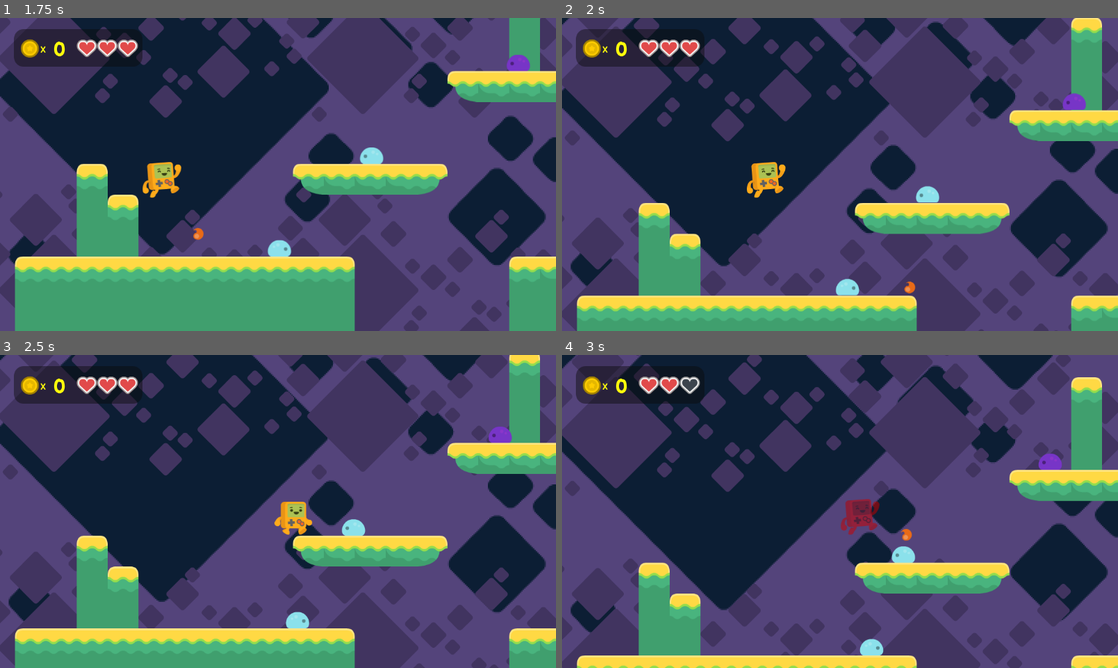
Above: before the commit, frames 1-4 (two rows, left to right).
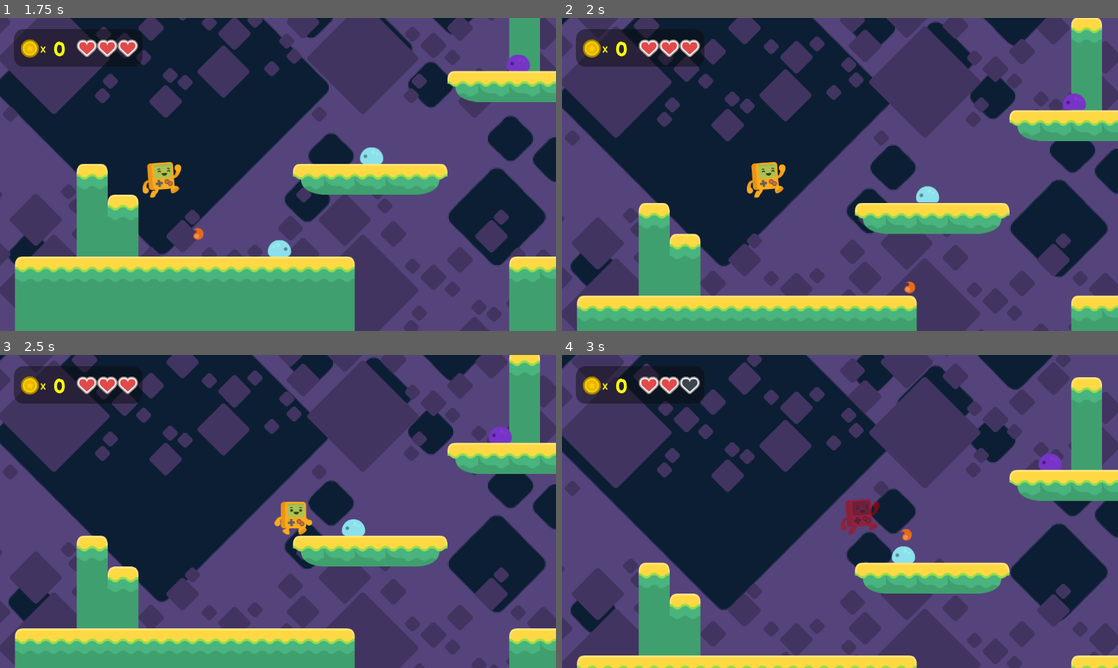
Above: after the commit, the same moments.

Repository: amazing79/platfomr_game_tutorial_with_godot
Game: Godot game, scene res://assets/scenes/GameScreens/main_screen.tscn
The game is run twice, just before and just after one commit, with the same random seed, the same clock (stepped at 60 frames per second) and the same inputs.
Inputs:
- Up to frame 1 (1.75 s): click "Play!" at 0.5 s; hold D (right) from 1.28 s (still down); tap F (fire) at 1.35 s; tap Space (jump) at 1.52 s
- Up to frame 2 (2 s): keep holding D (right)
- Up to frame 3 (2.5 s): keep holding D (right); tap Shift (run) at 2.1 s; tap Space (jump) at 2.27 s
- Up to frame 4 (3 s): release D (right) at 2.78 s; hold A (left) from 2.78 s (still down); tap F (fire) at 2.85 s

Frame 1 is identical in both runs. In frame 2, 0.2% of the frame differs, in the area x 49-54%, y 83-89%; in frame 3, 0.2%; in frame 4, 0.2%.

Commit message:
working in reveals blocks

Diff:
--- a/assets/scenes/entities/enemies/enemy.gd
+++ b/assets/scenes/entities/enemies/enemy.gd
@@ -38,6 +38,8 @@
 		$Hurt_checker.set_collision_mask_value(1, false)
 		body.rebound()
 		walk_speed = 0
+	else:
+		queue_free()
 
 
 func _on_remove_timer_timeout() -> void:
Binary file added: assets/scenes/tiles/Blocks/platformPack_tile007.png
Binary file added: assets/scenes/tiles/Blocks/platformPack_tile008.png
Binary file added: assets/scenes/tiles/Blocks/platformPack_tile009.png
Binary file added: assets/scenes/tiles/Blocks/platformPack_tile010.png
Binary file added: assets/scenes/tiles/Blocks/platformPack_tile019.png
Binary file added: assets/scenes/tiles/Blocks/platformPack_tile020.png
Binary file added: assets/scenes/tiles/Blocks/platformPack_tile021.png
Binary file added: assets/scenes/tiles/Blocks/platformPack_tile022.png
Binary file added: assets/scenes/tiles/Blocks/switchBlue.png
Binary file added: assets/scenes/tiles/Blocks/switchBlue_pressed.png
Binary file added: assets/scenes/tiles/Blocks/switchGreen.png
Binary file added: assets/scenes/tiles/Blocks/switchGreen_pressed.png
(and 4 more such lines)
